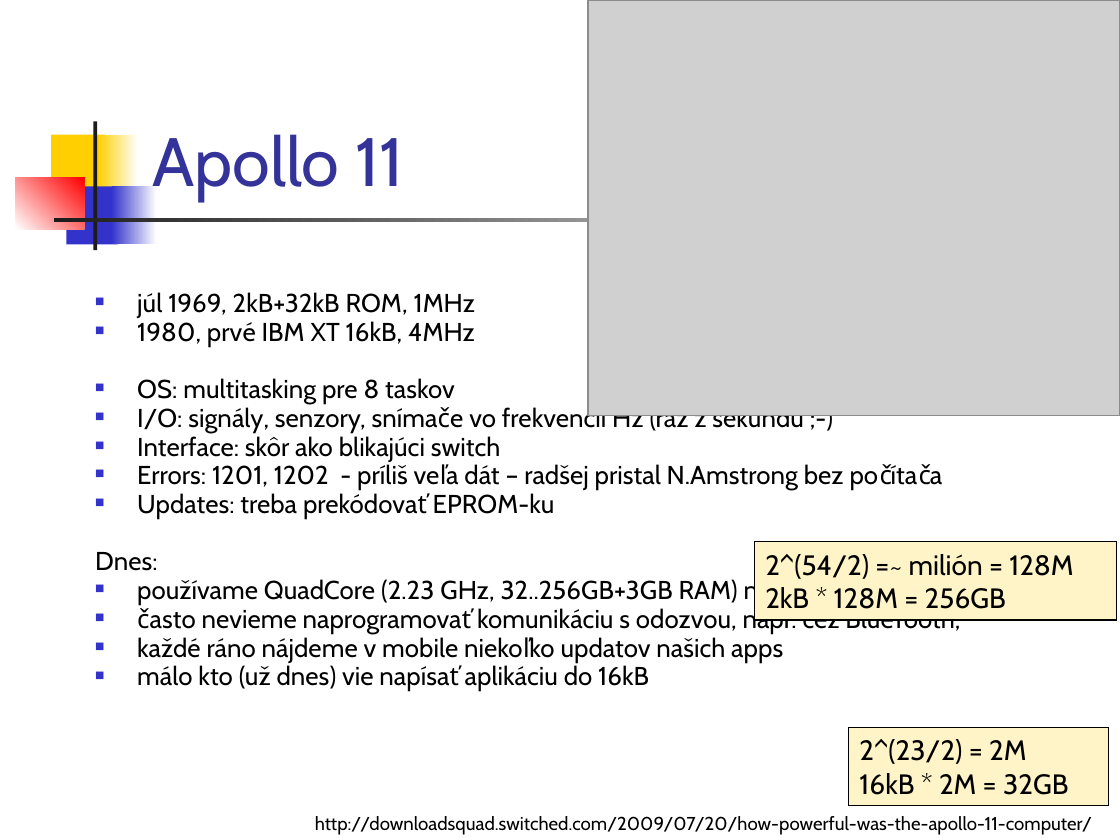
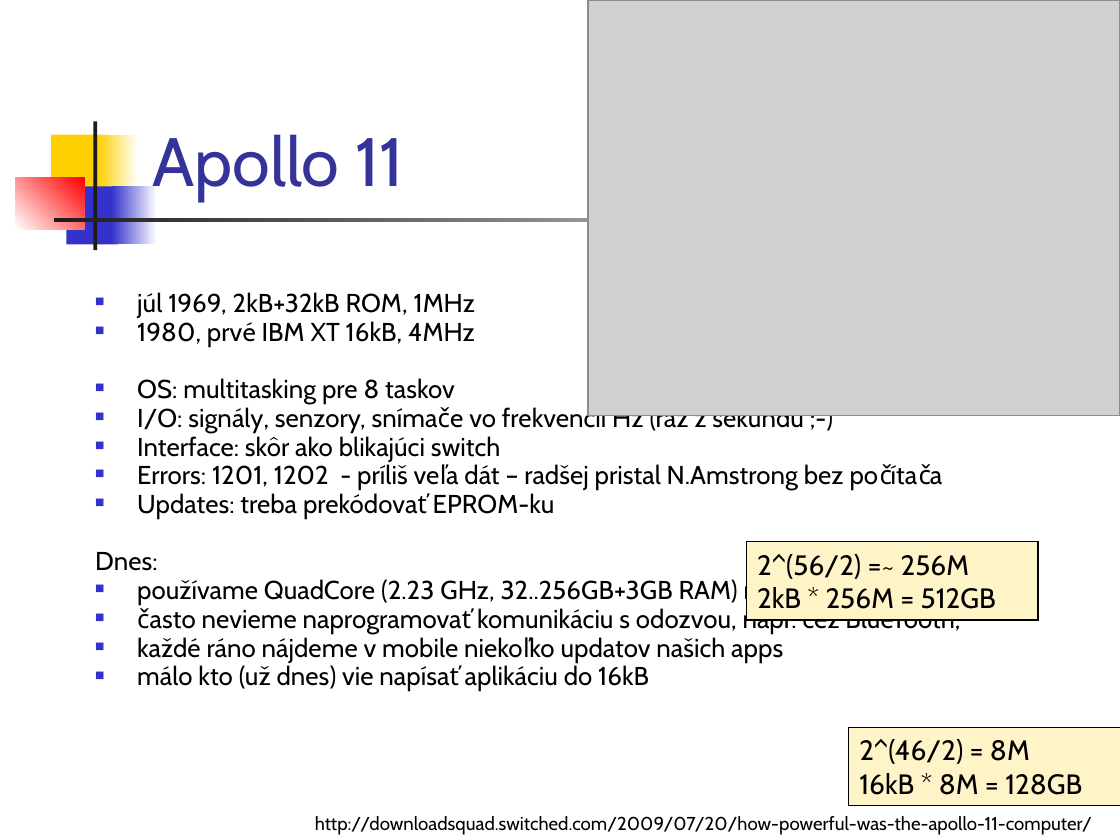
Before and after one commit to paradigmy/Prednasky, a slide deck: slide 30 of 01/uvod.ppt. Drawn at 1120x840 pixels with LibreOffice and Linux fonts; fonts in the diff are those of the drawing; grey boxes stand for pictures. Boxes give left, top, right and bottom in pixels: in the first picture for what was removed or moved away, otherwise in the second. Text is boxed around its words. In the diff, an @@ line names an element or a change of style, - is before the commit and + after.

```diff
--- a/01/uvod.ppt
+++ b/01/uvod.ppt
@@ rectangle "2^(56/2) =~ 256M": place and size @@
-rectangle "2^(56/2) =~ 256M" at [754, 541, 1116, 619]
+rectangle "2^(56/2) =~ 256M" at [746, 541, 1038, 619]
@@ text in rectangle at [757, 554, 996, 609]: text changed @@
-2^(54/2) =~ milión = 128M
-2kB * 128M = 256GB
+2^(56/2) =~ 256M
+2kB * 256M = 512GB
@@ rectangle "2^(46/2) = 8M": place and size @@
-rectangle "2^(46/2) = 8M" at [849, 727, 1109, 805]
+rectangle "2^(46/2) = 8M" at [848, 727, 1120, 805]
@@ text in rectangle at [859, 739, 1082, 795]: text changed @@
-2^(23/2) = 2M
-16kB * 2M = 32GB
+2^(46/2) = 8M
+16kB * 8M = 128GB
```
Also in this commit, not shown: 14 other slides changed, 1 other file.
